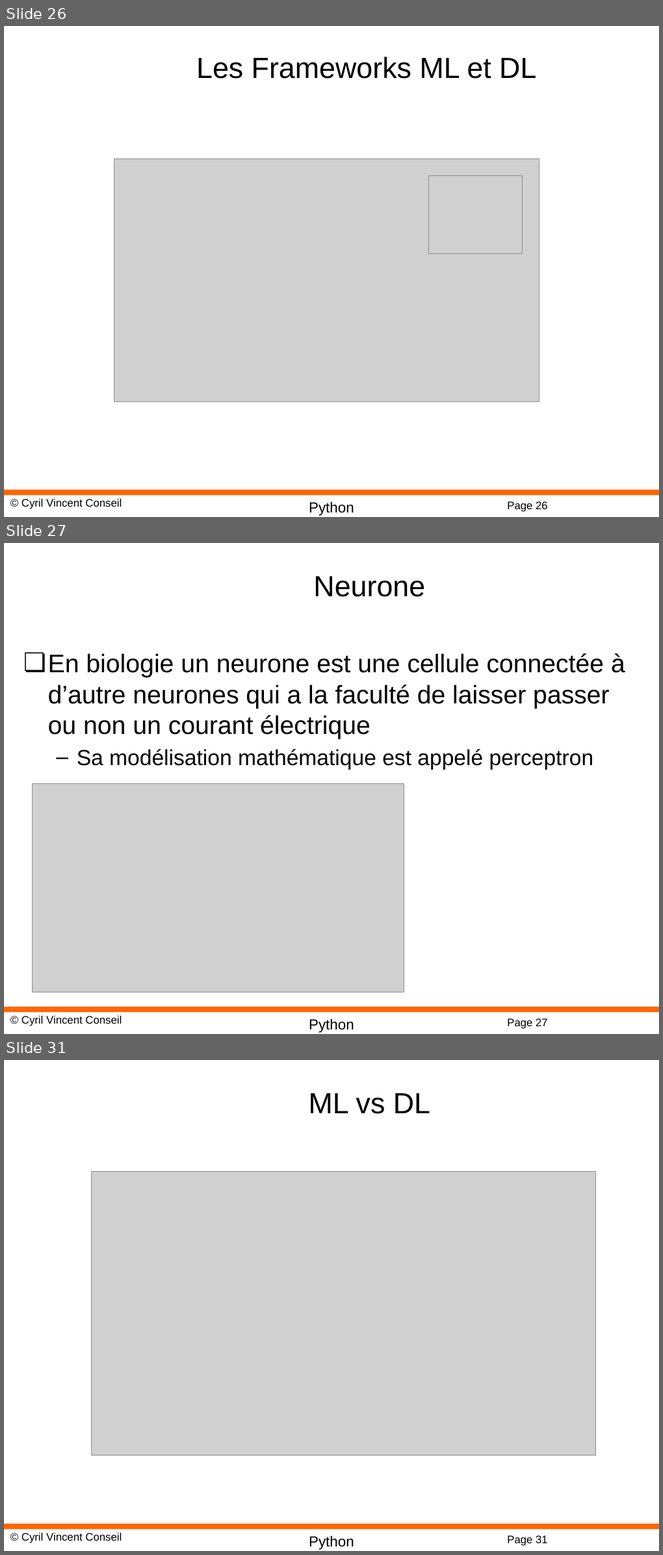
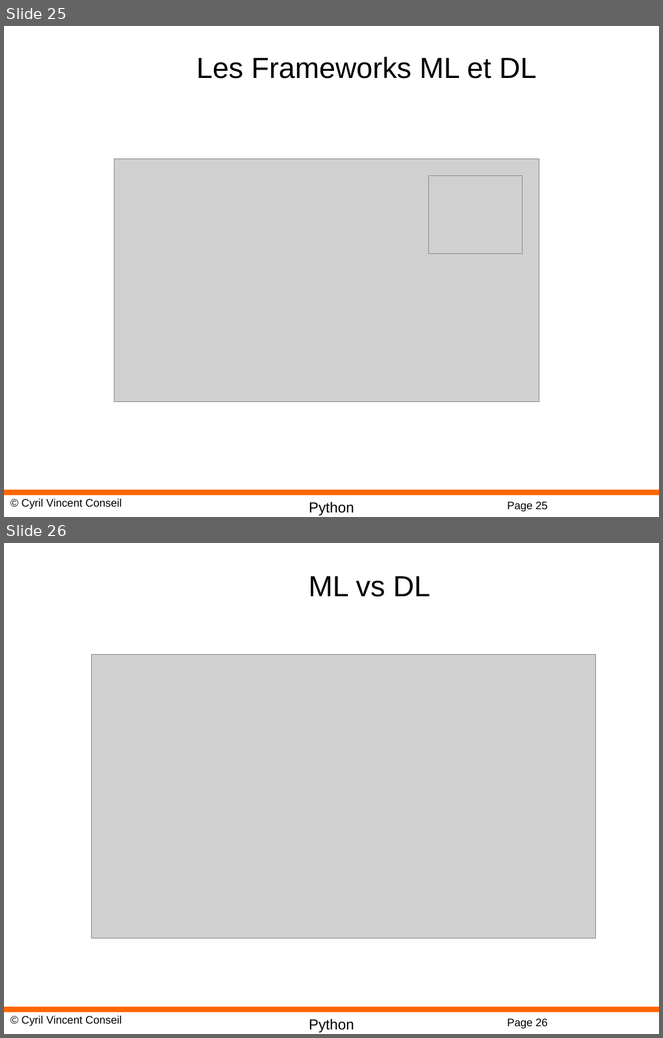
Before and after one commit to cyrilvincent/bigdata, a slide deck: ppt/BigData04-MachineLearning.pptx. Shown one above the other, each under a label of ours: slides 26, 27 and 31 before the commit, slides 25 and 26 after it; the slides between them are not shown. The pictures are 663x1555 and 663x1038 pixels, drawn with LibreOffice and Linux fonts; fonts in the diff are those of the drawing; grey boxes stand for pictures; background and template pictures are left out. Boxes give left, top, right and bottom in pixels: in the first picture for what was removed or moved away, otherwise in the second. Text is boxed around its words. In the diff, an @@ line names an element or a change of style, - is before the commit and + after.

```diff
--- a/ppt/BigData04-MachineLearning.pptx
+++ b/ppt/BigData04-MachineLearning.pptx
@@ slide 27 removed at [4,543,659,1034], background #FFFFFF; not listed: 4 template elements that a slide beside it also shows @@
@@ title removed at [313,576,425,597] @@
-Neurone
@@ text removed at [48,653,625,770] @@
-❏ En biologie un neurone est une cellule connectée à d’autre neurones qui a la faculté de laisser passer ou non un courant électrique
-  – Sa modélisation mathématique est appelé perceptron
@@ picture removed at [32,783,404,992] @@
@@ what was slide 26 is now slide 25 @@
@@ page number at [507,502,548,512]: text changed @@
-Page 26
+Page 25
@@ what was slide 31 is now slide 26 @@
@@ page number at [507,1019,548,1029]: text changed @@
-Page 31
+Page 26
```
Also in this commit, not shown: 4 other slides removed, 13 other files.
